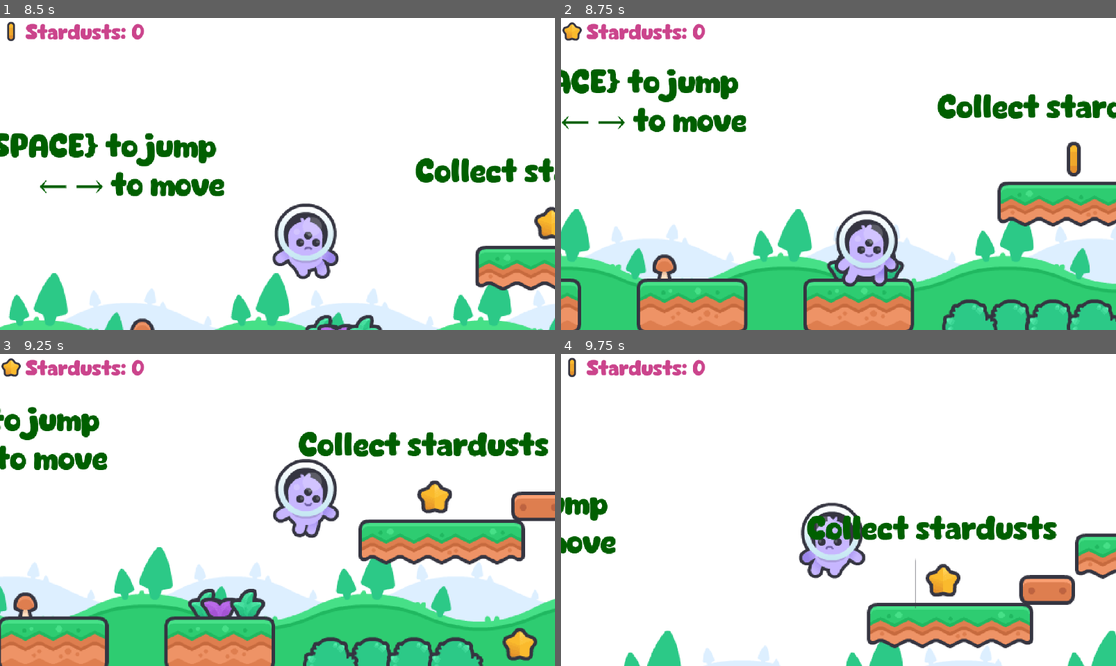
Above: before the commit, frames 1-4 (two rows, left to right).
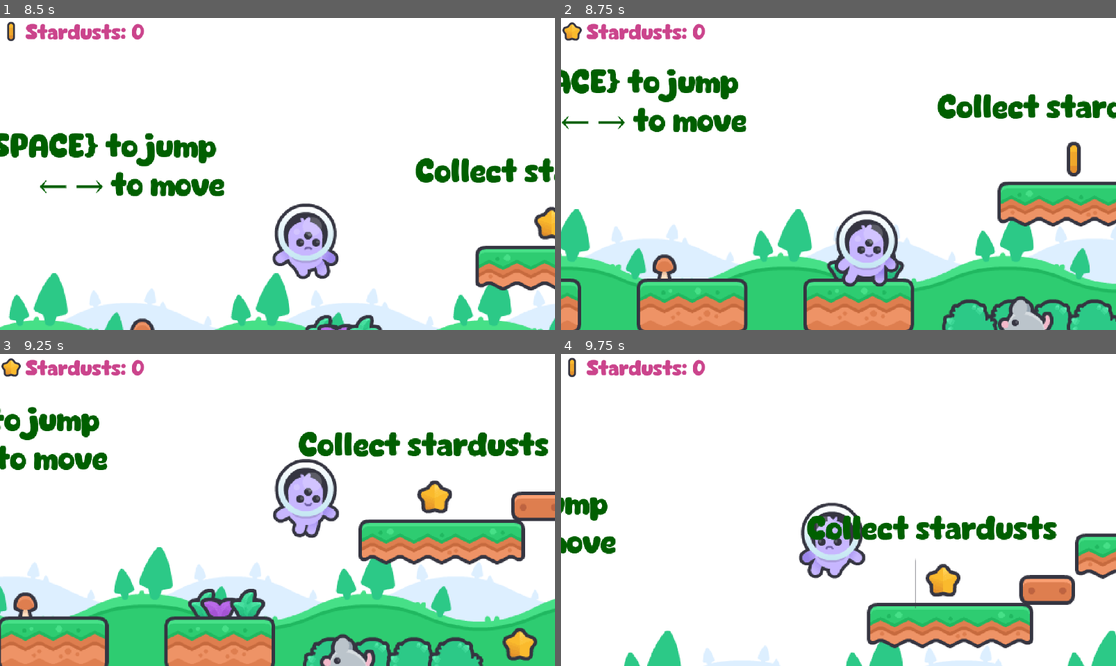
Above: after the commit, the same moments.

Repository: nwjns/2d-planet-oddball-final-game
Game: Godot game, scene res://scenes/level1.tscn
Two runs of this game, one before a commit and one after it. Both use one fixed random seed, a clock stepped at 60 frames per second and the inputs below. This scene is started directly instead of the project's main scene.
Inputs:
- Up to frame 1 (8.5 s): hold Right (ui_right) 0.53-2.03 s; tap Space (jump) at 0.77, 1.52, 3.02, 3.77, 4.52, 6.02, 6.77, 7.52 s; hold Left (ui_left) 2.03-2.78 s; hold Right (ui_right) 2.78-4.28 s; hold Left (ui_left) 4.28-5.03 s; hold Right (ui_right) 5.03-5.78 s; hold Left (ui_left) 5.78-7.28 s; hold Right (ui_right) from 7.28 s (still down)
- Up to frame 2 (8.75 s): keep holding Right (ui_right)
- Up to frame 3 (9.25 s): keep holding Right (ui_right); tap Space (jump) at 9.02 s
- Up to frame 4 (9.75 s): release Right (ui_right) at 9.53 s; hold Left (ui_left) from 9.53 s (still down)

Frame 1 is identical in both runs. In frame 2, 0.7% of the frame differs, in the area x 78-89%, y 89-100%; in frame 3, 0.6%; in frame 4, nothing differs.

Commit message:
fixed enemy movements

Diff:
--- /dev/null
+++ b/planet-oddball-final-na/scenes/bee.gd
@@ -0,0 +1,16 @@
+extends Node2D
+
+@onready var sprite: AnimatedSprite2D = $AnimatedSprite2D
+var flipped := false
+var last_frame := 0
+
+
+func _process(delta: float) -> void:
+	var current_frame = sprite.frame
+
+	# Detect when the animation loops back to frame 0
+	if current_frame == 0 and last_frame > 0:
+		flipped = !flipped
+		sprite.flip_h = flipped
+
+	last_frame = current_frame
--- /dev/null
+++ b/planet-oddball-final-na/scenes/lastenemy.tscn
@@ -0,0 +1,53 @@
+[gd_scene load_steps=8 format=3 uid="uid://cf3e7x1kxawgp"]
+
+[ext_resource type="Script" uid="uid://neob3a5uudeq" path="res://scenes/bee.gd" id="1_ixhve"]
+[ext_resource type="Texture2D" uid="uid://c6u3yrlf8133h" path="res://artassets/spritesheet-enemies-default.png" id="2_bg3qo"]
+[ext_resource type="PackedScene" uid="uid://dvtwjb0yykxn" path="res://scenes/killzone.tscn" id="3_aofqh"]
+
+[sub_resource type="AtlasTexture" id="AtlasTexture_ixhve"]
+atlas = ExtResource("2_bg3qo")
+region = Rect2(192, 320, 64, 64)
+
+[sub_resource type="AtlasTexture" id="AtlasTexture_bg3qo"]
+atlas = ExtResource("2_bg3qo")
+region = Rect2(448, 128, 64, 64)
+
+[sub_resource type="SpriteFrames" id="SpriteFrames_j7mu1"]
+animations = [{
+"frames": [{
+"duration": 1.0,
+"texture": SubResource("AtlasTexture_ixhve")
+}, {
+"duration": 1.0,
+"texture": SubResource("AtlasTexture_bg3qo")
+}],
+"loop": true,
+"name": &"default",
+"speed": 4.0
+}]
+
+[sub_resource type="CapsuleShape2D" id="CapsuleShape2D_lbrf4"]
+height = 47.8037
+
+[node name="Bee" type="Node2D"]
+script = ExtResource("1_ixhve")
+
+[node name="AnimatedSprite2D" type="AnimatedSprite2D" parent="."]
+sprite_frames = SubResource("SpriteFrames_j7mu1")
+autoplay = "default"
+frame_progress = 0.893562
+
+[node name="killzone" parent="." instance=ExtResource("3_aofqh")]
+
+[node name="CollisionShape2D" type="CollisionShape2D" parent="killzone"]
+position = Vector2(0, 7)
+rotation = 7.87321
+shape = SubResource("CapsuleShape2D_lbrf4")
+
+[node name="RayCastUp" type="RayCast2D" parent="."]
+position = Vector2(0, 2)
+target_position = Vector2(0, -51)
+
+[node name="RayCastDown" type="RayCast2D" parent="."]
+position = Vector2(1, 1)
+target_position = Vector2(-1, 40)
--- a/planet-oddball-final-na/scenes/mouse.tscn
+++ b/planet-oddball-final-na/scenes/mouse.tscn
@@ -1,7 +1,7 @@
 [gd_scene load_steps=8 format=3 uid="uid://bx14keb35c147"]
 
 [ext_resource type="Texture2D" uid="uid://c6u3yrlf8133h" path="res://artassets/spritesheet-enemies-default.png" id="1_ouscy"]
-[ext_resource type="Script" uid="uid://dfhchme2dw43f" path="res://scripts/mouse.gd" id="1_xa71f"]
+[ext_resource type="Script" uid="uid://bjc6xsnt18rcc" path="res://scenes/mouselevel1.gd" id="1_xa71f"]
 [ext_resource type="PackedScene" uid="uid://dvtwjb0yykxn" path="res://scenes/killzone.tscn" id="2_xa71f"]
 
 [sub_resource type="AtlasTexture" id="AtlasTexture_iog6k"]
--- /dev/null
+++ b/planet-oddball-final-na/scenes/mouselevel1.gd
@@ -0,0 +1,18 @@
+extends Node2D
+
+const speed = 90
+
+var direction = 1
+@onready var ray_cast_right = $RayCastRight
+@onready var ray_cast_left = $RayCastLeft
+@onready var animated_sprite = $AnimatedSprite2D
+
+func _process(delta):
+	if ray_cast_right.is_colliding():
+		direction = -1
+		animated_sprite.flip_h = false
+
+	if ray_cast_left.is_colliding():
+		direction = 1
+		animated_sprite.flip_h = true
+	position.x += direction * speed * delta
Not shown, added: planet-oddball-final-na/scenes/bee.gd.uid
Not shown, changed: planet-oddball-final-na/scenes/level3.tscn
Not shown, added: planet-oddball-final-na/scenes/mouselevel1.gd.uid
